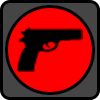
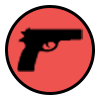
Layered file, before and after one edit (100x100). Changes by layer:
hid "Grey" over [2, 2, 98, 98]
painted on "Color" over [7, 7, 93, 93]
hid "Background" over [0, 0, 100, 100]
